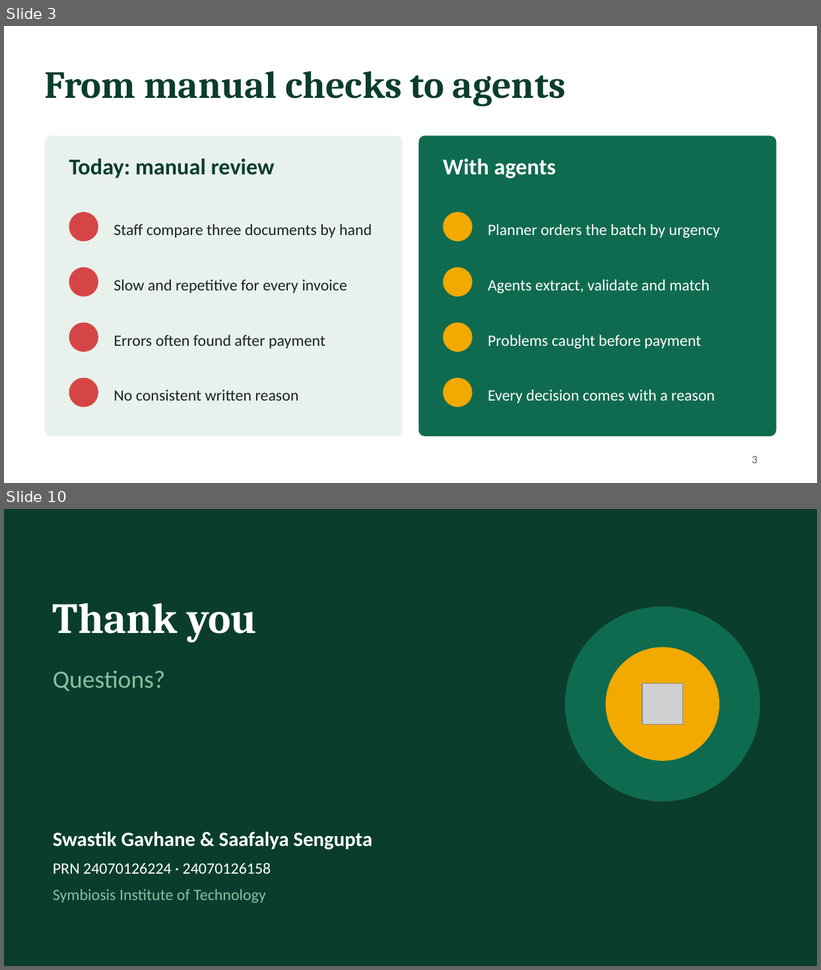
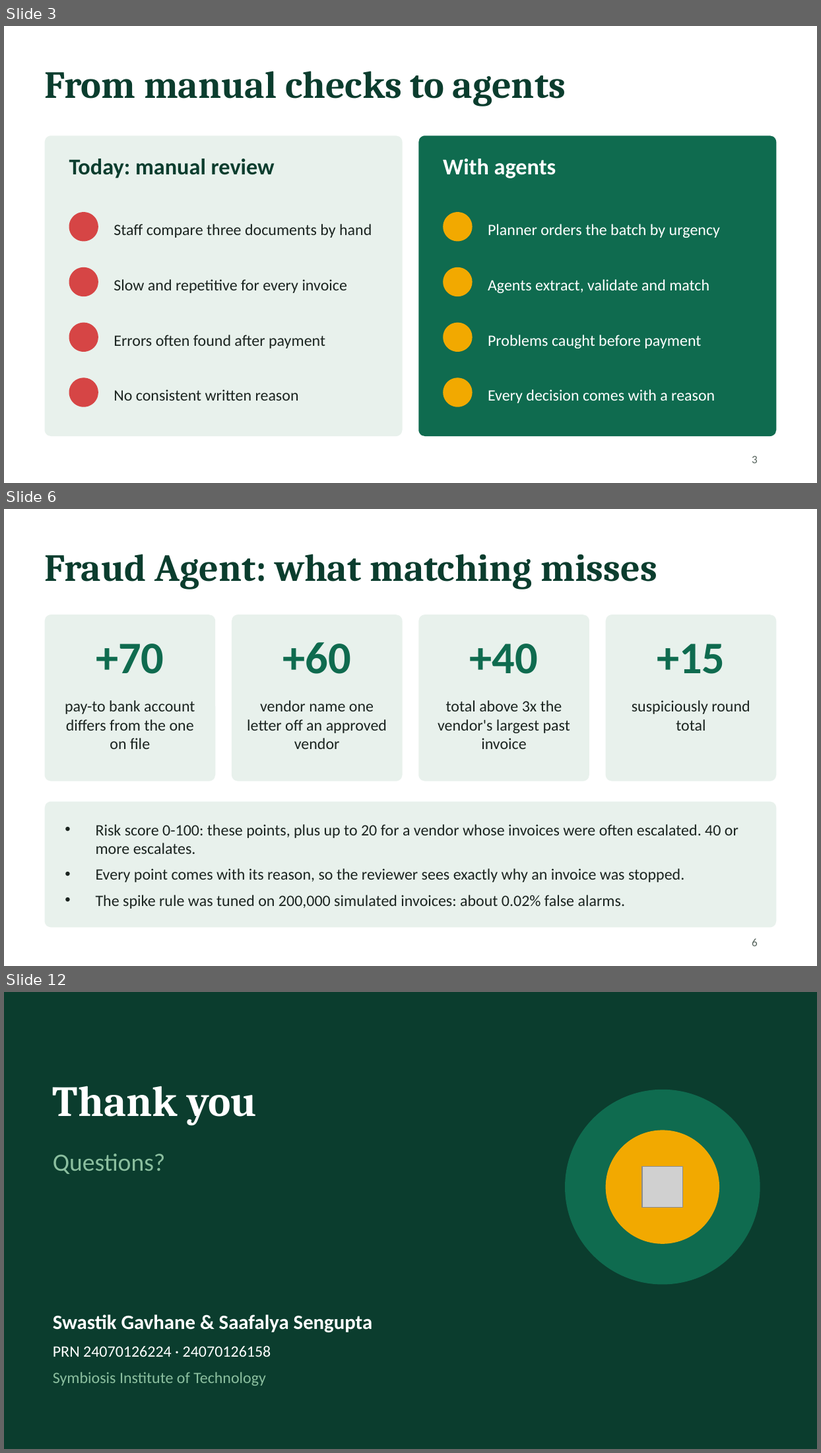
Before and after one commit to Saafalya/invoice_agents, a slide deck: docs/FAAISaafalyaSengupta158.pptx. Shown one above the other, each under a label of ours: slides 3 and 10 before the commit, slides 3, 6 and 12 after it; the slides between them are not shown. The pictures are 821x970 and 821x1453 pixels, drawn with LibreOffice and Linux fonts; fonts in the diff are those of the drawing; grey boxes stand for pictures; background and template pictures are left out. Boxes give left, top, right and bottom in pixels: in the first picture for what was removed or moved away, otherwise in the second. Text is boxed around its words. In the diff, an @@ line names an element or a change of style, - is before the commit and + after.

```diff
--- a/docs/FAAISaafalyaSengupta158.pptx
+++ b/docs/FAAISaafalyaSengupta158.pptx
@@ slide 6 added at [4, 509, 817, 966], background #FFFFFF @@
@@ title added at [45, 554, 657, 590], 34 pt, text #0B3D2E, bold @@
+Fraud Agent: what matching misses
@@ rounded rectangle added at [45, 615, 215, 782], fill #E8F1EC @@
@@ rounded rectangle added at [232, 615, 403, 782], fill #E8F1EC @@
@@ rounded rectangle added at [418, 615, 589, 782], fill #E8F1EC @@
@@ rounded rectangle added at [606, 615, 776, 782], fill #E8F1EC @@
@@ text added at [96, 644, 164, 674], 40 pt, text #0F6B4F, bold @@
++70
@@ text added at [283, 642, 351, 674], 40 pt, text #0F6B4F, bold @@
++60
@@ text added at [470, 644, 538, 674], 40 pt, text #0F6B4F, bold @@
++40
@@ text added at [657, 644, 725, 674], 40 pt, text #0F6B4F, bold @@
++15
@@ text added at [65, 700, 195, 749], 14 pt, text #1B2420 @@
+pay-to bank account differs from the one on file
@@ text added at [247, 700, 387, 749], 14 pt, text #1B2420 @@
+vendor name one letter off an approved vendor
@@ text added at [438, 700, 570, 749], 14 pt, text #1B2420 @@
+total above 3x the vendor's largest past invoice
@@ text added at [632, 700, 750, 731], 14 pt, text #1B2420 @@
+suspiciously round total
@@ rounded rectangle added at [45, 802, 776, 927], fill #E8F1EC @@
@@ text added at [96, 824, 739, 909], 14 pt, text #1B2420 @@
+• Risk score 0-100: these points, plus up to 20 for a vendor whose invoices were often escalated. 40 or more escalates.
+• Every point comes with its reason, so the reviewer sees exactly why an invoice was stopped.
+• The spike rule was tuned on 200,000 simulated invoices: about 0.02% false alarms.
@@ page number added at [752, 939, 758, 947], 10 pt, text #55635C @@
+6
@@ what was slide 10 is now slide 12 @@
```
Also in this commit, not shown: 6 slides changed, 1 other slide added, 19 other files.
